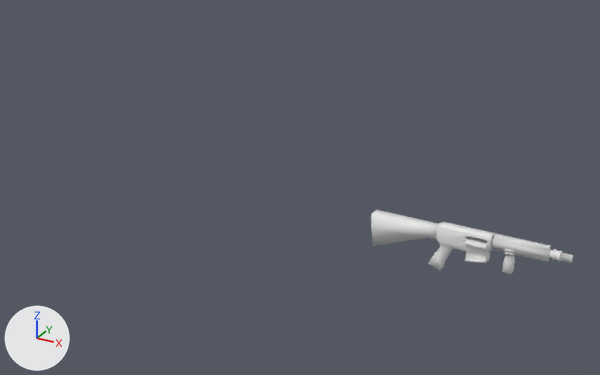
What one commit did to the glTF model assets/models/guns/assault_rifle/grave_assault_rifle.glb.
Before and after are seen from a 50 mm lens placed at (18.74, -19.14, 8.7), pointed at (8.04, 0.31, -1.03). Every picture has the same lights, and +X, +Y and +Z are marked at lower left. Where no turn or scale is listed for an object, it has been applied to the vertices. Vertices at the same position are counted once.

The scene before the commit, as lines of its bpy script (objects in view):
```python
ob_cube_017 = bpy.data.objects.new('Cube.017', me_cube_049)
ob_cube_017.location = (12.84, -0.53, -0.9)
ob_cube_028 = bpy.data.objects.new('Cube.028', me_cube_051)
ob_cube_028.location = (12.84, -0.53, -0.9)
ob_cube_029 = bpy.data.objects.new('Cube.029', me_cube_054)
ob_cube_029.location = (13.63, -0.69, -0.97)
ob_cube_039 = bpy.data.objects.new('Cube.039', me_cube_057)
ob_cube_039.location = (12.84, -0.53, -0.9)
ob_cube_040 = bpy.data.objects.new('Cube.040', me_cube_058)
ob_cube_040.location = (12.84, -0.53, -0.9)
ob_cube_040.scale = (0.0604, 0.0604, 0.0604)
ob_cylinder_002 = bpy.data.objects.new('Cylinder.002', me_cylinder_003)
ob_cylinder_002.location = (12.84, -0.53, -0.9)
ob_cylinder_006 = bpy.data.objects.new('Cylinder.006', me_cylinder_007)
ob_cylinder_006.location = (12.84, -0.53, -0.9)
ob_cylinder_006.scale = (0.141, 0.141, 0.141)
ob_cylinder_007 = bpy.data.objects.new('Cylinder.007', me_cylinder_009)
ob_cylinder_007.location = (12.84, -0.53, -0.9)
ob_cylinder_007.scale = (0.141, 0.141, 0.141)
```
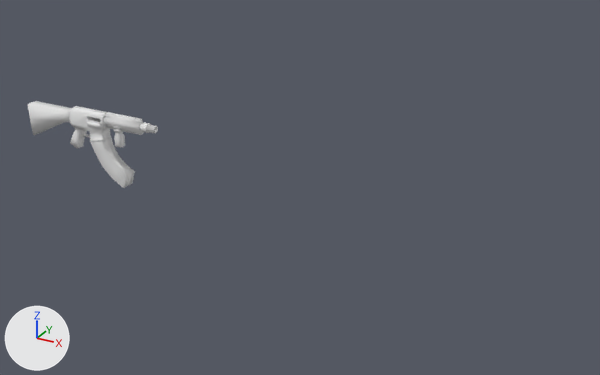
Where the newer file only moved an object's origin or applied its transform, the numbers keep the older frame.

Location of each change, [x1, y1, x2, y2] in pixels of the pictures (600 x 375 px; the box of a moved part takes in the faces that stretch with it):
'Cube.028', mesh rescaled, moved: before [371, 210, 439, 246]; after [28, 101, 72, 135]
'Cube.017', reshaped, moved (37% narrower, 27% shorter): before [428, 222, 495, 270]; after [69, 107, 111, 142]
'Cylinder.002', mesh rescaled (34% narrower, 30% shorter): before [491, 234, 573, 263]; after [104, 114, 158, 134]
'Cube.073', added: after [91, 138, 135, 188]
'Cube.039', mesh rescaled (14% narrower, 17% shorter): before [502, 251, 515, 274]; after [114, 129, 125, 148]
'Cylinder.006', reshaped, moved, rescaled (34% narrower, 20% shorter): before [493, 233, 551, 262]; after [105, 112, 143, 135]
'Cube.029', mesh rescaled (35% narrower, 25% shorter): before [465, 239, 487, 250]; after [87, 120, 101, 128]
'Cube.041', added: after [70, 127, 85, 149]
'Cylinder.007', reshaped, moved, rescaled: before [443, 222, 494, 235]; after [74, 106, 107, 114]
'Cube.040', moved, rescaled: before [504, 248, 514, 253]; after [113, 125, 120, 130]
'Cube.027', added: after [82, 130, 90, 138]
part 5 of me_cylinder_007, moved or reshaped (not visible before): after [105, 112, 142, 121]
part 6 of me_cylinder_007, deleted: before [495, 234, 551, 262]
part 7 of me_cylinder_009, moved or reshaped (not visible before): after [74, 106, 107, 114]
part 8 of me_cylinder_009, deleted: before [443, 222, 494, 235]

What changed in the scene script:
```text
Change me_cube_057:
    where me_cube_057.from_pydata(...)  # 42 vertices, 80 faces; spans x 1.504..1.758, y -0.116..0.116, z -0.752..-0.157
    me_cube_057 part 9: the whole mesh is scaled about its middle by (1, 0.974, 1), then moved by (-12.841, 0.532, 0.841)
Change me_cube_049:
    remove me_cube_049.from_pydata(...)  # 119 vertices, 234 faces; spans x -0.42..1.17, y -0.18..0.18, z -1.12..0.19
    add me_cube_049.from_pydata(...)  # 101 vertices, 198 faces; spans x -0.28..1.17, y -0.21..0.21, z -0.8..0.22
    me_cube_049 part 1: 119 vertices removed from x -0.42..1.17, y -0.18..0.18, z -1.12..0.19; 101 vertices added at x -0.28..1.17, y -0.21..0.21, z -0.8..0.22
Change me_cube_051:
    where me_cube_051.from_pydata(...)  # 31 vertices, 58 faces; spans x -2.09..-0.28, y -0.16..0.16, z -0.86..0.07
    me_cube_051 part 2: the whole mesh is scaled about the mesh origin by (1, 1.19, 1.19)
Change me_cube_054:
    where me_cube_054.from_pydata(...)  # 36 vertices, 60 faces; spans x -0.286..0.286, y -0.049..0.02, z -0.129..0.02
    me_cube_054 part 3: the whole mesh is scaled about its middle by (1, 1.19, 1.19), then moved by (-12.841, 0.499, 0.882)
Change me_cylinder_003:
    where me_cylinder_003.from_pydata(...)  # 184 vertices, 356 faces; spans x 1.15..3.12, y -0.13..0.13, z -0.19..0.19
    me_cylinder_003 part 4: the whole mesh is scaled about its middle by (1, 1.19, 1.19), then moved by (-12.84, 0.53, 0.9)
Change me_cylinder_007:
    used by ob_cylinder_006; location = (12.84, -0.53, -0.9); scale = (0.141, 0.141, 0.141)
    remove me_cylinder_007.from_pydata(...)  # 336 vertices, 420 faces; spans x 8.5..18.29, y -0.37..0.37, z -1.46..1.46
    add me_cylinder_007.from_pydata(...)  # 16 vertices, 20 faces; spans x 1.2..2.57, y -0.06..0.06, z -0.25..0.25
    me_cylinder_007 part 5: the loose piece of 8 vertices spanning x 8.5..8.77, y -0.37..0.37, z 1.31..1.46 is scaled about its middle by (5.17, 0.167, 0.203), then moved by (-6.75, 0.0, -1.15)
    me_cylinder_007 part 6: 40 loose pieces with 320 vertices, spanning x 8.98..18.29, y -0.37..0.37, z -1.46..1.46, are deleted
Change me_cylinder_009:
    used by ob_cylinder_007; location = (12.84, -0.53, -0.9); scale = (0.141, 0.141, 0.141)
    remove me_cylinder_009.from_pydata(...)  # 160 vertices, 200 faces; spans x -1.0..8.31, y -0.37..0.37, z 1.31..1.46
    add me_cylinder_009.from_pydata(...)  # 8 vertices, 10 faces; spans x -0.14..1.17, y -0.06..0.05, z 0.22..0.25
    me_cylinder_009 part 7: the loose piece of 8 vertices spanning x -0.05..0.22, y -0.37..0.37, z 1.31..1.46 is scaled about its middle by (4.92, 0.141, 0.176), then moved by (0.43, -0.01, -1.15)
    me_cylinder_009 part 8: 19 loose pieces with 152 vertices, spanning x -1.0..8.31, y -0.37..0.37, z 1.31..1.46, are deleted
Change ob_cube_040:
    ob_cube_040.scale: (0.0604, 0.0604, 0.0604) -> (1.0, 1.0, 1.0)
    ob_cube_040.location: (12.84, -0.53, -0.9) -> (0.0, 0.0, 0.0)
Change ob_cube_017:
    ob_cube_017.location: (12.84, -0.53, -0.9) -> (0.0, 0.0, 0.0)
Change ob_cube_028:
    ob_cube_028.location: (12.84, -0.53, -0.9) -> (0.0, 0.0, 0.0)
Change ob_cylinder_006:
    ob_cylinder_006.scale: (0.141, 0.141, 0.141) -> (1.0, 1.0, 1.0)
    ob_cylinder_006.location: (12.84, -0.53, -0.9) -> (0.0, 0.0, 0.0)
Change ob_cylinder_007:
    ob_cylinder_007.scale: (0.141, 0.141, 0.141) -> (1.0, 1.0, 1.0)
    ob_cylinder_007.location: (12.84, -0.53, -0.9) -> (0.0, 0.0, 0.0)
Add ob_cube_041:
    ob_cube_041 = bpy.data.objects.new('Cube.041', me_cube_060)  # 24 vertices, 40 faces; spans x -0.425..0.193, y -0.126..0.126, z -1.18..-0.393
    ob_cube_041.location = (0.0, 0.0, 0.0)
Add ob_cube_027:
    ob_cube_027 = bpy.data.objects.new('Cube.027', me_cube_050)  # 40 vertices, 44 faces; spans x 0.056..0.582, y -0.046..0.046, z -0.726..-0.415
    ob_cube_027.location = (0.0, 0.0, 0.0)
Add ob_cube_073:
    ob_cube_073 = bpy.data.objects.new('Cube.073', me_cube_035)  # 28 vertices, 52 faces; spans x 0.59..1.94, y -0.23..0.23, z -2.16..-0.47
    ob_cube_073.location = (0.0, 0.0, 0.0)
```
